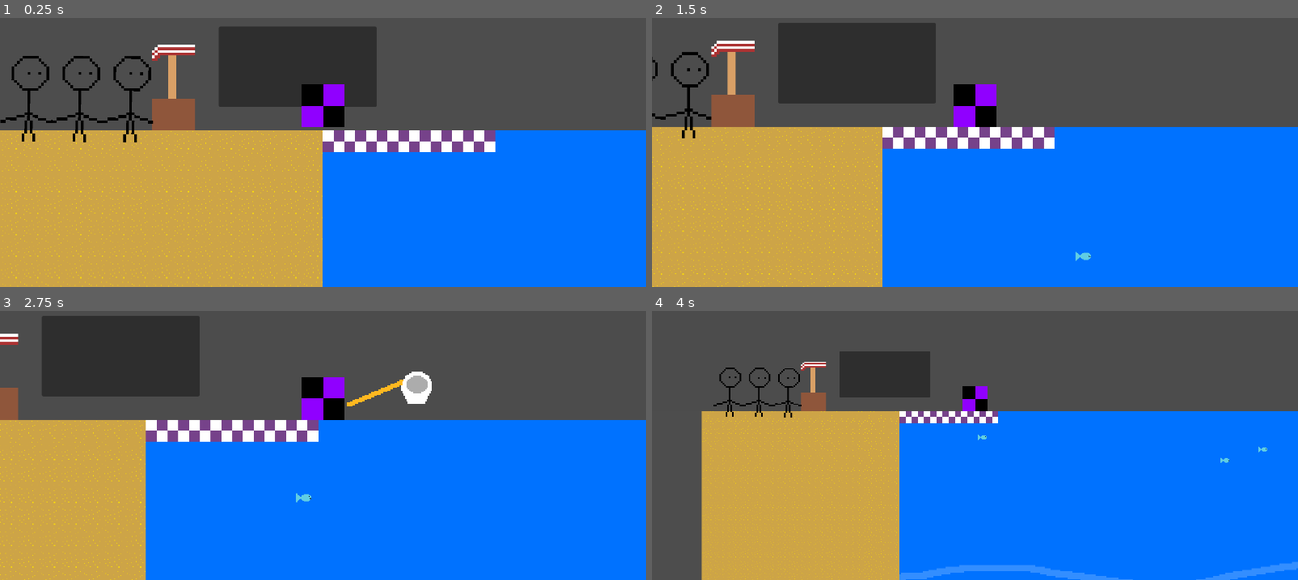
Above: before the commit, frames 1-4 (two rows, left to right).
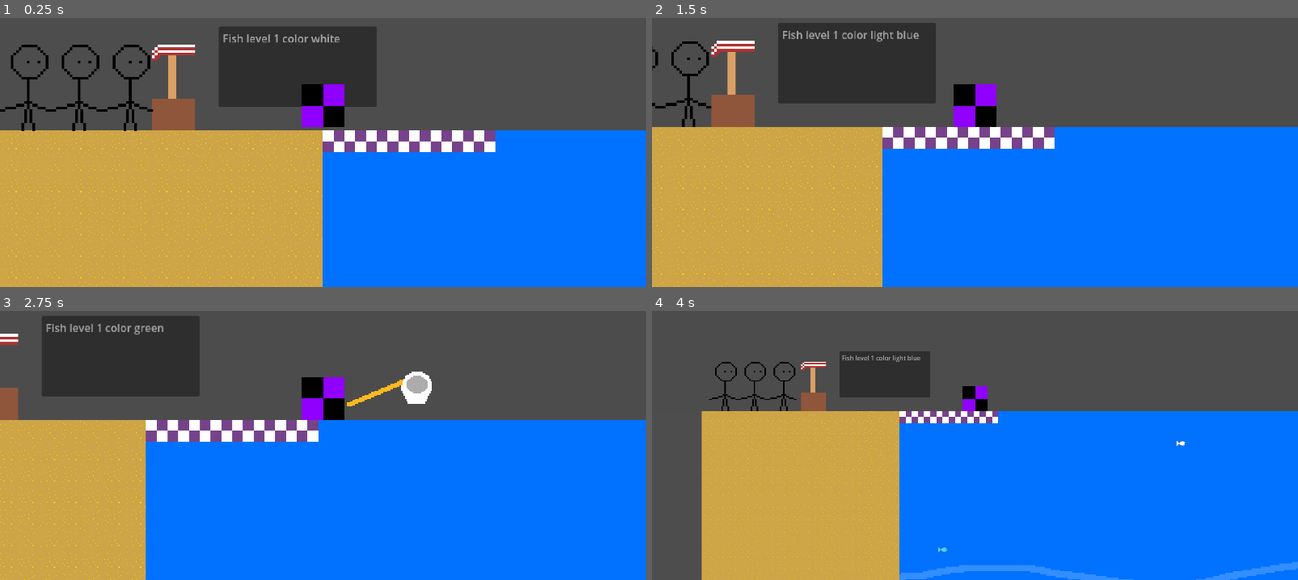
Above: after the commit, the same moments.

Repository: DevMa7e1/gamejam-game
Game: Godot game, scene res://Scenes/scene1.tscn
The game is run twice, just before and just after one commit, with the same random seed, the same clock (stepped at 60 frames per second) and the same inputs.
Inputs:
- Up to frame 1 (0.25 s): no input
- Up to frame 2 (1.5 s): tap Enter (ui_accept) at 0.5, 0.77 s; hold Right (ui_right) 0.53-1.28 s; tap R (reject customer key, bound only after the commit) at 0.6 s; hold Down (ui_down) from 1.28 s (still down); tap F (fish net key) at 1.35 s
- Up to frame 3 (2.75 s): tap Enter (ui_accept) at 1.52 s; tap R (reject customer key, bound only after the commit) at 1.55, 2.1 s; release Down (ui_down) at 2.03 s; hold Right (ui_right) from 2.03 s (still down)
- Up to frame 4 (4 s): release Right (ui_right) at 2.78 s; hold Up (ui_up) 2.78-3.53 s; tap R (reject customer key, bound only after the commit) at 2.85, 3.8 s; tap Enter (ui_accept) at 3.02, 3.77 s; hold Left (ui_left) from 3.53 s (still down); tap F (fish net key) at 3.6 s

The runs differ from the first frame. In frame 1, 2.1% of the frame differs, in the area x 0-53%, y 6-47%; in frame 2, 1.0%; in frame 3, 0.3%; in frame 4, 0.8%.

Commit message:
Add fish color generation and some other stuff

Diff:
--- a/Scenes/scene1.tscn
+++ b/Scenes/scene1.tscn
@@ -48,6 +48,8 @@
 [sub_resource type="WorldBoundaryShape2D" id="WorldBoundaryShape2D_5dfij"]
 normal = Vector2(-1, 0)
 distance = 254.0
+
+[sub_resource type="WorldBoundaryShape2D" id="WorldBoundaryShape2D_d2tun"]
 
 [sub_resource type="RectangleShape2D" id="RectangleShape2D_5dfij"]
 
@@ -157,8 +159,14 @@
 [node name="CollisionShape2D2" type="CollisionShape2D" parent="customers_border" unique_id=439952451]
 shape = SubResource("WorldBoundaryShape2D_5dfij")
 
+[node name="CollisionShape2D" type="CollisionShape2D" parent="customers_border" unique_id=1153273397]
+position = Vector2(-1, 0)
+shape = SubResource("WorldBoundaryShape2D_d2tun")
+
 [node name="Area2D" type="Area2D" parent="." unique_id=76959475]
+collision_layer = 2
+collision_mask = 2
 
 [node name="CollisionShape2D" type="CollisionShape2D" parent="Area2D" unique_id=1363375900]
-position = Vector2(-266, -11)
+position = Vector2(-274, -19)
 shape = SubResource("RectangleShape2D_5dfij")
--- a/Scripts/fish.gd
+++ b/Scripts/fish.gd
@@ -1,6 +1,6 @@
 extends Node2D
 
-var size = 0
+var color = 0
 var level = 1
 var target: Vector2
 
--- a/Scripts/fishnet.gd
+++ b/Scripts/fishnet.gd
@@ -61,6 +61,6 @@
 			get_child(0).texture = preload("res://Sprites/fish_net_normal_placeholder.png")
 			fishing = false
 			for i in bodies:
-				$"..".le_fishes.append([i.level, i.size])
+				$"..".le_fishes.append([i.level, i.color])
 				i.queue_free()
 			bodies.clear()
--- a/Scripts/main.gd
+++ b/Scripts/main.gd
@@ -18,6 +18,8 @@
 func gen_fish():
 	var new_fish = FISH_SCENE.instantiate()
 	new_fish.level = randi_range(1, level)
+	new_fish.color = randi_range(1, 3)
+	new_fish.get_child(0).texture = load("res://Sprites/fish(1-"+str(new_fish.color)+").png")
 	new_fish.position.x = randi_range((new_fish.level-1) * 1920 + 50, new_fish.level * 1920)
 	new_fish.position.y = randi_range((new_fish.level-1) * 1080 + 50, new_fish.level * 1080)
 	new_fish.add_to_group(FISH_GROUP)
@@ -45,17 +47,41 @@
 	new_customer.position = Vector2(-400, -50)
 	$".".add_child(new_customer)
 func _ready() -> void:
+	$Area2D.body_entered.connect(_new_customer)
 	for i in range(5):
 		gen_fish()
 	for i in range(3):
 		gen_customer()
 
+var level_probs = [1.0]
+var colors = ['light blue', 'white', 'green']
+
+var customer
+
+func sold_a_fish(level):
+	if(level+1 >= len(level_probs)):
+		level_probs[0] += .05
+		level_probs[level] -= .05
+	else:
+		level_probs[level] -= .05
+		level_probs[level+1] += .05
+
+func _new_customer(body):
+	customer = body
+	print(body)
+	$Node2D/ItemList.clear()
+	for i in range(len(level_probs)):
+		if(randf() < level_probs[i]):
+			$Node2D/ItemList.add_item("Fish level " + str(i+1) + " color " + colors.pick_random())
 
 func _process(delta: float) -> void:
 	time += delta
 	if fish_generate_time <= time && fishes < MAX_FISH:
 		gen_fish()
-
+	if Input.is_action_just_pressed("reject customer key"):
+		if(customer):
+			customer.queue_free()
+			gen_customer()
 	if Input.is_action_just_pressed("ui_accept"):
 		print_all_fish_positions()
 	if(day && time-last_cycle_time >= 60*12):
--- a/customer.tscn
+++ b/customer.tscn
@@ -11,6 +11,7 @@
 [node name="RigidBody2D" type="RigidBody2D" parent="." unique_id=1794496345]
 collision_layer = 2
 collision_mask = 2
+lock_rotation = true
 script = ExtResource("2_r8ta2")
 
 [node name="CollisionShape2D" type="CollisionShape2D" parent="RigidBody2D" unique_id=269578325]
--- a/project.godot
+++ b/project.godot
@@ -32,6 +32,11 @@
 "events": [Object(InputEventKey,"resource_local_to_scene":false,"resource_name":"","device":-1,"window_id":0,"alt_press …(191 unchanged characters)…
 ]
 }
+"reject customer key"={
+"deadzone": 0.2,
+"events": [Object(InputEventKey,"resource_local_to_scene":false,"resource_name":"","device":-1,"window_id":0,"alt_pressed":false,"shift_pressed":false,"ctrl_pressed":false,"meta_pressed":false,"pressed":false,"keycode":0,"physical_keycode":82,"key_label":0,"unicode":114,"location":0,"echo":false,"script":null)
+]
+}
 
 [physics]
 
